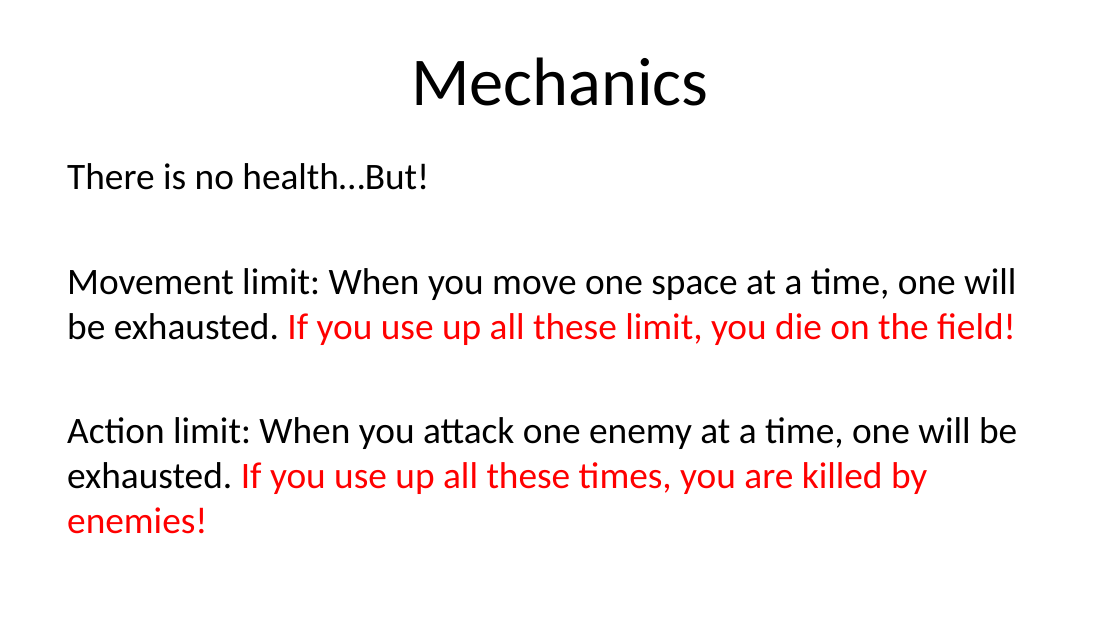
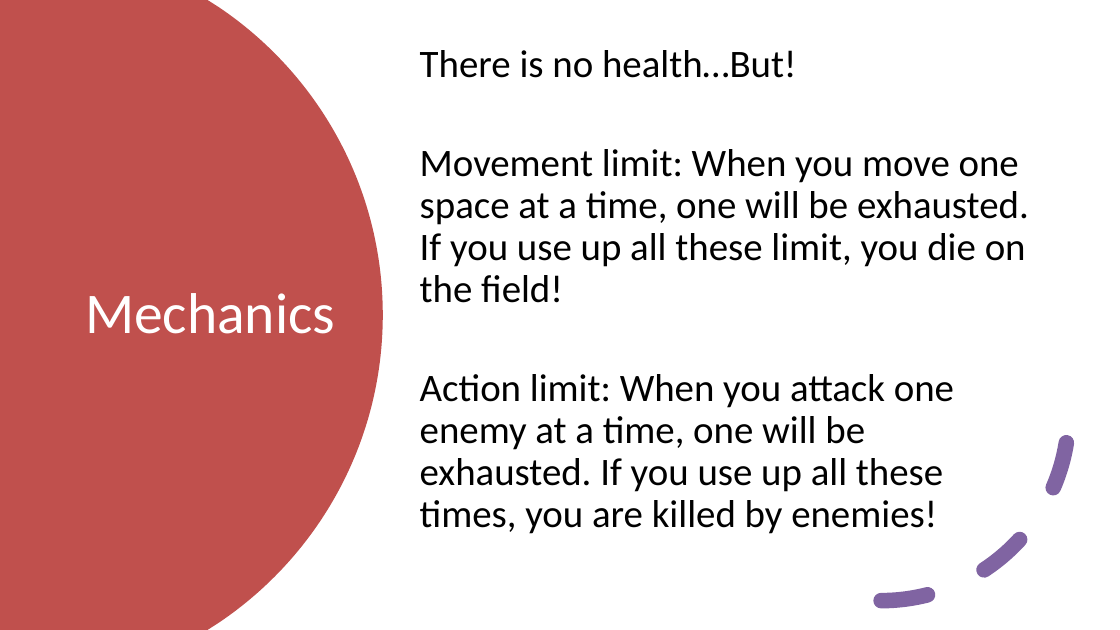
Before and after one commit to yeongrin/Yeongrin_J_AGA312-Rapid-Prototyping-June-24, a slide deck: slide 5 of AGA312 Assessment 2 Template.pptx. Drawn at 1120x630 pixels with LibreOffice and Linux fonts; fonts in the diff are those of the drawing. Boxes give left, top, right and bottom in pixels: in the first picture for what was removed or moved away, otherwise in the second. Text is boxed around its words. In the diff, an @@ line names an element or a change of style, - is before the commit and + after.

```diff
--- a/AGA312 Assessment 2 Template.pptx
+++ b/AGA312 Assessment 2 Template.pptx
@@ freeform shape added at (x1=0, y1=0, x2=383, y2=629), fill #C0504D @@
@@ text "There is no health…But!" moved from (x1=67, y1=163, x2=1017, y2=534) to (x1=420, y1=50, x2=1029, y2=534) @@
@@ text "There is no health…But!" at (x1=420, y1=50, x2=1029, y2=534): size 24 to 25 pt; text colour #FF0000 to #000000 in "If you use up all these limit, ...", "If you use up all these times, ..."; line spacing 1 to 0.9; vertical alignment top to middle @@
@@ title "Mechanics" moved from (x1=411, y1=57, x2=708, y2=106) to (x1=85, y1=293, x2=335, y2=334) @@
@@ title "Mechanics" at (x1=85, y1=293, x2=335, y2=334): size 44 to 37 pt, text colour #000000 to #FFFFFF @@
@@ arc (boxed as its full ellipse) added at (x1=693, y1=225, x2=1068, y2=600), outline #8064A2 10 pt dashed @@
```
Also in this commit, not shown: 5 other slides changed, 25 other files.
